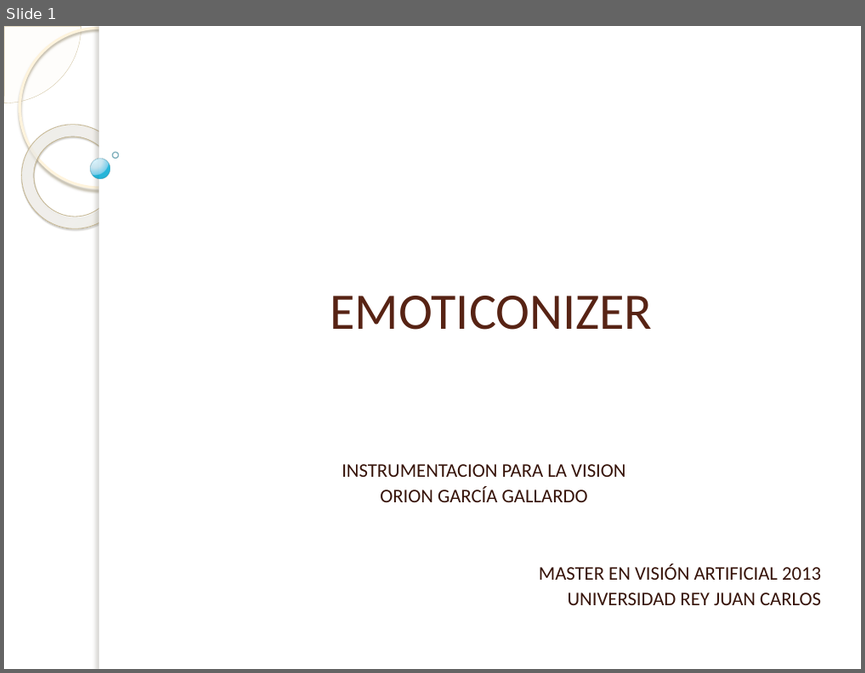
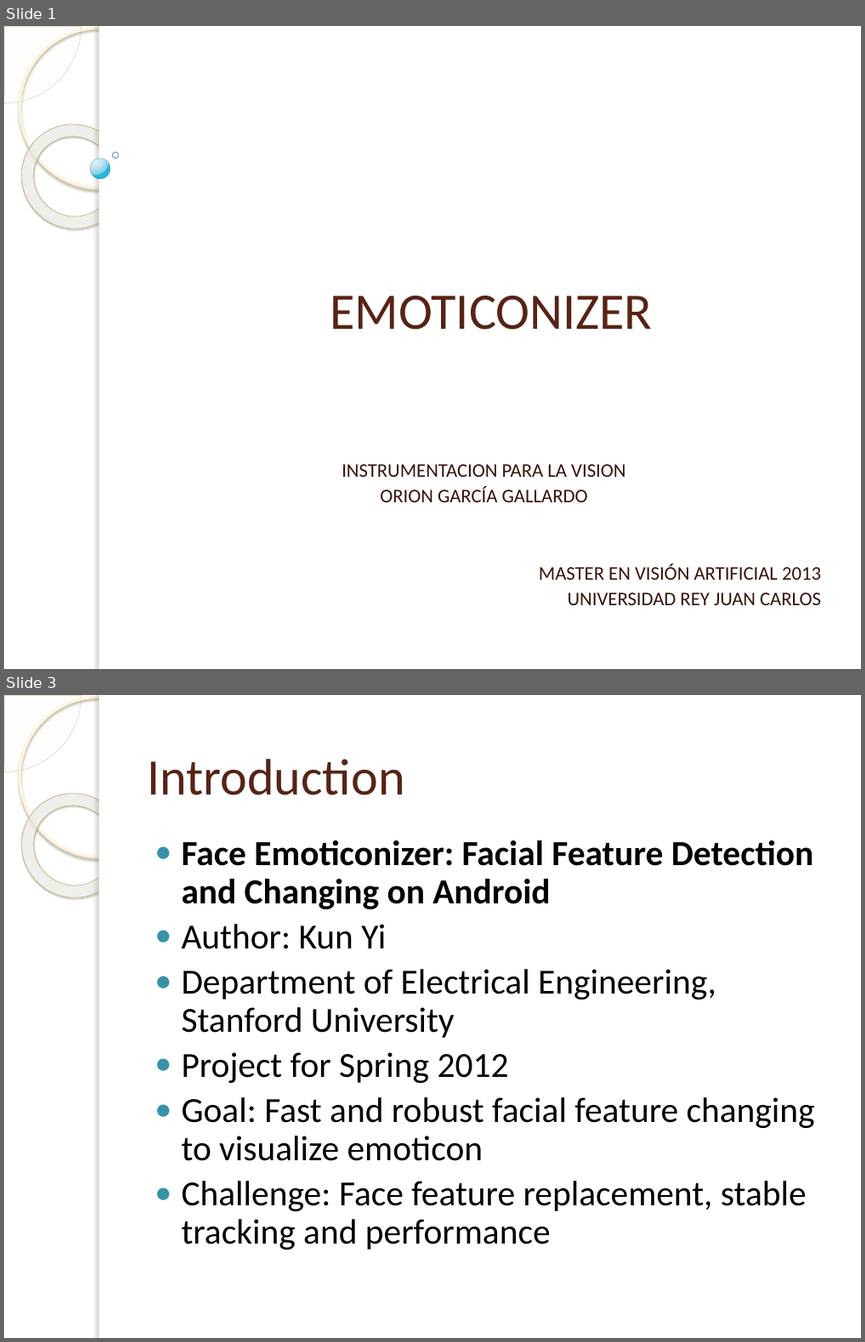
Before and after one commit to OrionGG/ivandroid, a slide deck: Presentacion/doc/EMOTICONIZER.pptx. Shown one above the other, each under a label of ours: slide 1 before the commit, slides 1 and 3 after it; the slides between them are not shown. The pictures are 865x673 and 865x1342 pixels, drawn with LibreOffice and Linux fonts; fonts in the diff are those of the drawing; background and template pictures are left out. Boxes give left, top, right and bottom in pixels: in the first picture for what was removed or moved away, otherwise in the second. Text is boxed around its words. In the diff, an @@ line names an element or a change of style, - is before the commit and + after.

```diff
--- a/Presentacion/doc/EMOTICONIZER.pptx
+++ b/Presentacion/doc/EMOTICONIZER.pptx
@@ slide 3 added at box(4, 695, 861, 1338), background picture (left out); not listed: 5 template elements that a slide beside it also shows @@
@@ title added at box(147, 759, 404, 795), 43 pt, text #572314 @@
+Introduction
@@ text added at box(182, 840, 815, 1249), 29.6 pt, text #000000 @@
+● Face Emoticonizer: Facial Feature Detection and Changing on Android
+● Author: Kun Yi
+● Department of Electrical Engineering, Stanford University
+● Project for Spring 2012
+● Goal: Fast and robust facial feature changing to visualize emoticon
+● Challenge: Face feature replacement, stable tracking and performance
```
Also in this commit, not shown: 5 slides changed, 2 other slides added, 1 slide removed, 4 other files.
